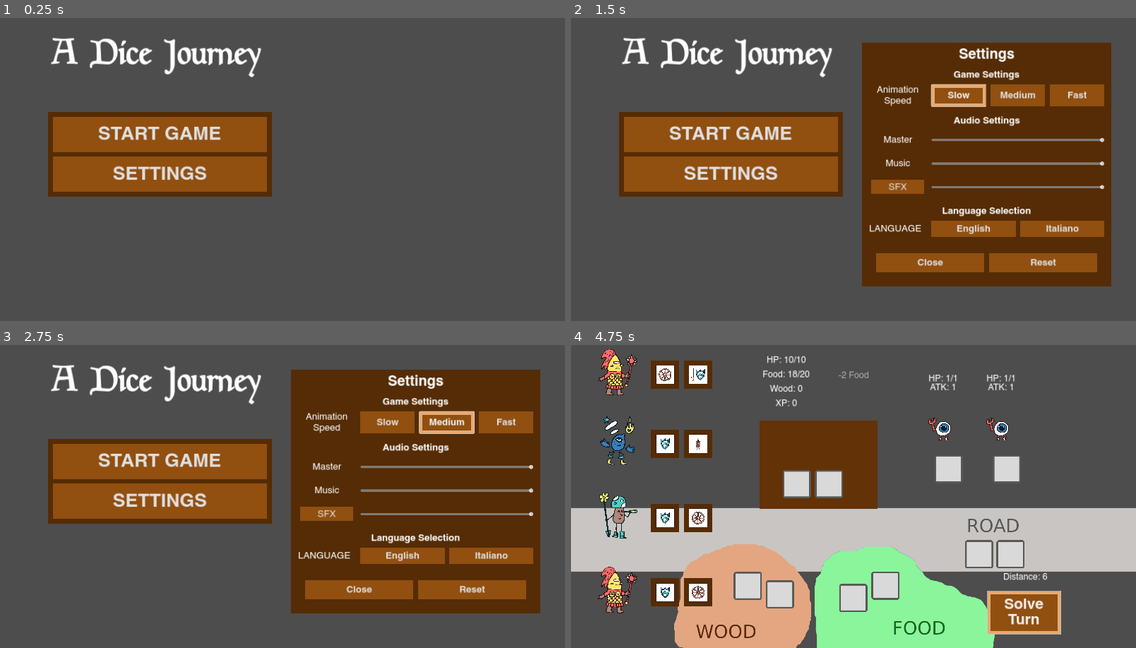
Above: before the commit, frames 1-4 (two rows, left to right).
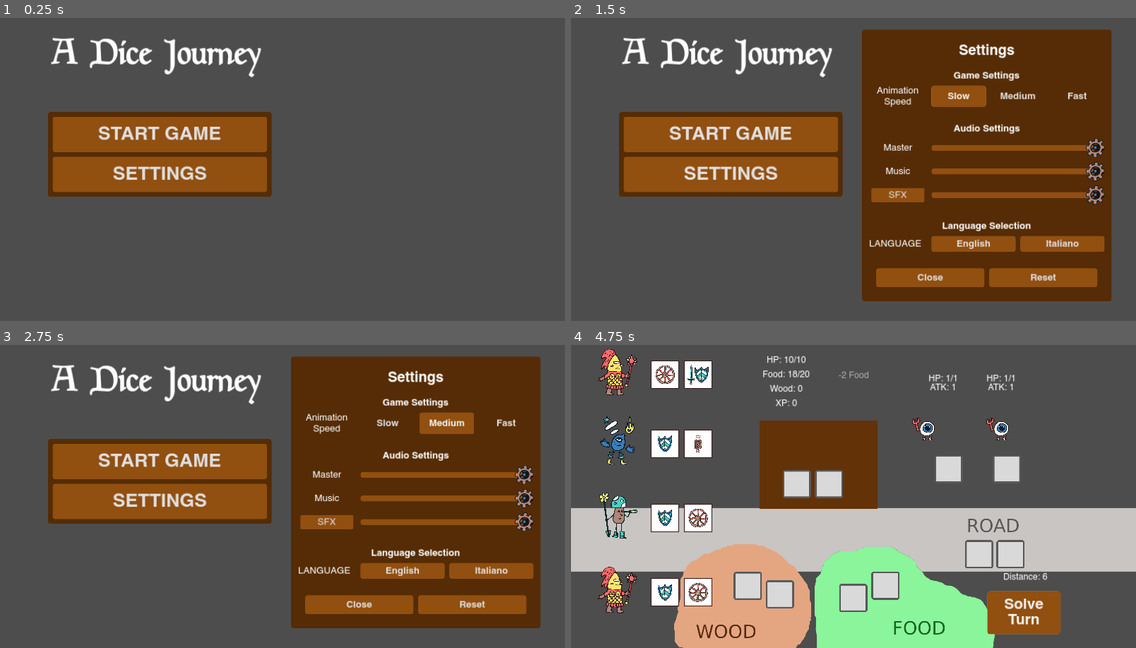
Above: after the commit, the same moments.

Repository: Sugo98/godot-77
Game: Godot game, scene res://game_logic/game_manager.tscn
Same seed, same stepped clock (60 frames per second), same inputs: the game is played once before the commit and once after it.
Inputs:
- Up to frame 1 (0.25 s): no input
- Up to frame 2 (1.5 s): click "SETTINGS" at 0.5 s; click "Slow" at 1.25 s
- Up to frame 3 (2.75 s): click "Medium" at 2 s
- Up to frame 4 (4.75 s): click "Fast" at 2.75 s; click "START GAME" at 3.5 s; click "Solve Turn" at 4.25 s

The runs differ from the first frame. In frame 1, 0.2% of the frame differs, in the area x 8-49%, y 31-59%; in frame 2, 18%; in frame 3, 18%, in the area x 8-96%, y 3-94%; in frame 4, 3.7%.

Commit message:
Finish first theme settings

Diff:
--- a/assets/theme/basic_theme.tres
+++ b/assets/theme/basic_theme.tres
@@ -1,24 +1,22 @@
-[gd_resource type="Theme" load_steps=14 format=3 uid="uid://bionh2bhlri40"]
+[gd_resource type="Theme" load_steps=20 format=3 uid="uid://bionh2bhlri40"]
 
 [ext_resource type="Texture2D" uid="uid://brnsw1jnkors8" path="res://assets/theme/Bridge.png" id="1_ghjwu"]
 [ext_resource type="FontFile" uid="uid://bhign6v57q280" path="res://assets/theme/fonts/Helvetica-Bold.ttf" id="2_goq6r"]
 [ext_resource type="Texture2D" uid="uid://bfksoisqamyys" path="res://assets/theme/Plus_1.png" id="2_wojhy"]
+[ext_resource type="StyleBox" uid="uid://dkdwwkdtdmhlr" path="res://assets/theme/button_basic_stylebox.tres" id="3_fsd0t"]
+[ext_resource type="Texture2D" uid="uid://cson4ft8wdd6p" path="res://assets/theme/ingranaggio.png" id="4_8yhgg"]
 [ext_resource type="FontFile" uid="uid://bdwh3t6eww5af" path="res://assets/theme/fonts/Helvetica.ttf" id="4_84x2b"]
 [ext_resource type="FontFile" uid="uid://cm3w42cepax0g" path="res://assets/theme/fonts/Goudy Mediaeval DemiBold.ttf" id="4_b38xd"]
 
 [sub_resource type="StyleBoxTexture" id="StyleBoxTexture_gw8pl"]
 texture = ExtResource("1_ghjwu")
 
-[sub_resource type="StyleBoxFlat" id="StyleBoxFlat_sm2qi"]
-bg_color = Color(0.57, 0.307895, 0.0627, 1)
-border_width_left = 10
-border_width_top = 10
-border_width_right = 10
-border_width_bottom = 10
-border_color = Color(0.9, 0.6675, 0.45, 1)
-
 [sub_resource type="StyleBoxFlat" id="StyleBoxFlat_h1fci"]
 bg_color = Color(0.57, 0.307895, 0.0627, 1)
+corner_radius_top_left = 8
+corner_radius_top_right = 8
+corner_radius_bottom_right = 8
+corner_radius_bottom_left = 8
 
 [sub_resource type="StyleBoxFlat" id="StyleBoxFlat_xmjy1"]
 bg_color = Color(0.333333, 0.172549, 0.0196078, 1)
@@ -28,8 +26,51 @@
 border_width_bottom = 10
 border_color = Color(0.898039, 0.666667, 0.45098, 1)
 
-[sub_resource type="StyleBoxFlat" id="StyleBoxFlat_y2n73"]
-bg_color = Color(0.333333, 0.172549, 0.0196078, 1)
+[sub_resource type="StyleBoxFlat" id="StyleBoxFlat_63304"]
+content_margin_left = 4.0
+content_margin_top = 4.0
+content_margin_right = 4.0
+content_margin_bottom = 4.0
+bg_color = Color(0.568627, 0.309804, 0.0627451, 1)
+corner_radius_top_left = 8
+corner_radius_top_right = 8
+corner_radius_bottom_right = 8
+corner_radius_bottom_left = 8
+corner_detail = 6
+expand_margin_top = 10.0
+expand_margin_bottom = 10.0
+
+[sub_resource type="StyleBoxFlat" id="StyleBoxFlat_7vvcl"]
+bg_color = Color(0.137183, 0.0576414, 0.00365569, 1)
+corner_radius_top_left = 8
+corner_radius_top_right = 8
+corner_radius_bottom_right = 8
+corner_radius_bottom_left = 8
+expand_margin_top = 10.0
+expand_margin_bottom = 10.0
+
+[sub_resource type="StyleBoxFlat" id="StyleBoxFlat_y71iw"]
+bg_color = Color(0.57, 0.307895, 0.0627, 1)
+draw_center = false
+border_width_left = 10
+border_width_top = 10
+border_width_right = 10
+border_width_bottom = 10
+border_color = Color(0.9, 0.6675, 0.45, 1)
+corner_radius_top_left = 8
+corner_radius_top_right = 8
+corner_radius_bottom_right = 8
+corner_radius_bottom_left = 8
+
+[sub_resource type="StyleBoxEmpty" id="StyleBoxEmpty_5k1du"]
+
+[sub_resource type="StyleBoxFlat" id="StyleBoxFlat_xpchb"]
+bg_color = Color(0.360704, 0.186286, 0.0248739, 1)
+border_color = Color(0.9, 0.6675, 0.45, 1)
+corner_radius_top_left = 8
+corner_radius_top_right = 8
+corner_radius_bottom_right = 8
+corner_radius_bottom_left = 8
 
 [sub_resource type="StyleBoxFlat" id="StyleBoxFlat_5c2fx"]
 bg_color = Color(0.333838, 0.172398, 0.0213709, 1)
@@ -38,43 +79,68 @@
 border_width_right = 16
 border_width_bottom = 16
 border_color = Color(0.333333, 0.172549, 0.0196078, 1)
+corner_radius_top_left = 8
+corner_radius_top_right = 8
+corner_radius_bottom_right = 8
+corner_radius_bottom_left = 8
 
 [sub_resource type="StyleBoxTexture" id="StyleBoxTexture_c56e0"]
 texture = ExtResource("2_wojhy")
 
-[sub_resource type="StyleBoxFlat" id="StyleBoxFlat_wbp36"]
+[sub_resource type="StyleBoxFlat" id="StyleBoxFlat_m038l"]
 bg_color = Color(0.568627, 0.309804, 0.0627451, 1)
 border_width_left = 4
 border_width_top = 4
 border_width_right = 4
 border_width_bottom = 4
 border_color = Color(0.898039, 0.666667, 0.45098, 1)
+corner_radius_top_left = 4
+corner_radius_top_right = 4
+corner_radius_bottom_right = 4
+corner_radius_bottom_left = 4
+
+[sub_resource type="StyleBoxFlat" id="StyleBoxFlat_wbp36"]
+bg_color = Color(0.568627, 0.309804, 0.0627451, 1)
+corner_radius_top_left = 4
+corner_radius_top_right = 4
+corner_radius_bottom_right = 4
+corner_radius_bottom_left = 4
 
 [resource]
 BrokenBridge/base_type = &"PanelContainer"
 BrokenBridge/styles/panel = SubResource("StyleBoxTexture_gw8pl")
 Button/font_sizes/font_size = 64
 Button/fonts/font = ExtResource("2_goq6r")
-Button/styles/hover = SubResource("StyleBoxFlat_sm2qi")
+Button/styles/focus = SubResource("StyleBoxFlat_h1fci")
+Button/styles/hover = ExtResource("3_fsd0t")
 Button/styles/normal = SubResource("StyleBoxFlat_h1fci")
 Button/styles/pressed = SubResource("StyleBoxFlat_xmjy1")
 HBoxContainer/constants/separation = 16
+HSlider/icons/grabber = ExtResource("4_8yhgg")
+HSlider/icons/grabber_disabled = ExtResource("4_8yhgg")
+HSlider/icons/grabber_highlight = ExtResource("4_8yhgg")
+HSlider/styles/grabber_area = SubResource("StyleBoxFlat_63304")
+HSlider/styles/slider = SubResource("StyleBoxFlat_7vvcl")
 HeaderLarge/font_sizes/font_size = 48
 HeaderLarge/fonts/font = ExtResource("2_goq6r")
 HeaderMedium/fonts/font = ExtResource("2_goq6r")
+Inactive/base_type = &"Button"
+Inactive/styles/hover = SubResource("StyleBoxFlat_y71iw")
+Inactive/styles/normal = SubResource("StyleBoxEmpty_5k1du")
+Inactive/styles/pressed = SubResource("StyleBoxFlat_xpchb")
 Label/font_sizes/font_size = 32
 MarginContainer/constants/margin_bottom = 8
 MarginContainer/constants/margin_left = 8
 MarginContainer/constants/margin_right = 8
 MarginContainer/constants/margin_top = 8
-Panel/styles/panel = SubResource("StyleBoxFlat_y2n73")
 PanelContainer/styles/panel = SubResource("StyleBoxFlat_5c2fx")
 Plus_1/base_type = &"PanelContainer"
 Plus_1/styles/panel = SubResource("StyleBoxTexture_c56e0")
 SmallButton/base_type = &"Button"
 SmallButton/font_sizes/font_size = 32
 SmallButton/fonts/font = ExtResource("4_84x2b")
-SmallButton/styles/hover = SubResource("StyleBoxFlat_wbp36")
+SmallButton/styles/hover = SubResource("StyleBoxFlat_m038l")
+SmallButton/styles/normal = SubResource("StyleBoxFlat_wbp36")
 Title/base_type = &"Label"
 Title/font_sizes/font_size = 128
 Title/fonts/font = ExtResource("4_b38xd")
--- /dev/null
+++ b/assets/theme/button_basic_stylebox.tres
@@ -0,0 +1,13 @@
+[gd_resource type="StyleBoxFlat" format=3 uid="uid://dkdwwkdtdmhlr"]
+
+[resource]
+bg_color = Color(0.57, 0.307895, 0.0627, 1)
+border_width_left = 10
+border_width_top = 10
+border_width_right = 10
+border_width_bottom = 10
+border_color = Color(0.9, 0.6675, 0.45, 1)
+corner_radius_top_left = 8
+corner_radius_top_right = 8
+corner_radius_bottom_right = 8
+corner_radius_bottom_left = 8
--- a/dice_logic/dice.tscn
+++ b/dice_logic/dice.tscn
@@ -1,7 +1,8 @@
-[gd_scene load_steps=4 format=3 uid="uid://e3w2l0sl2g7m"]
+[gd_scene load_steps=5 format=3 uid="uid://e3w2l0sl2g7m"]
 
 [ext_resource type="Script" path="res://dice_logic/dice.gd" id="1_5jc4y"]
 [ext_resource type="Script" path="res://dice_logic/dice_slot.gd" id="2_qx407"]
+[ext_resource type="Theme" uid="uid://ypak5t8xrvk8" path="res://assets/theme/slot_dice.tres" id="2_ul5lb"]
 [ext_resource type="Texture2D" uid="uid://c0yr0uw61pg1n" path="res://assets/heroes/eroe ranger 1.png" id="3_tfa44"]
 
 [node name="Dice" type="Control"]
@@ -34,11 +35,13 @@
 [node name="PanelContainer" type="PanelContainer" parent="DiceSlots"]
 custom_minimum_size = Vector2(96, 96)
 layout_mode = 2
+theme = ExtResource("2_ul5lb")
 script = ExtResource("2_qx407")
 
 [node name="PanelContainer2" type="PanelContainer" parent="DiceSlots"]
 custom_minimum_size = Vector2(96, 96)
 layout_mode = 2
+theme = ExtResource("2_ul5lb")
 script = ExtResource("2_qx407")
 
 [node name="SlotsForMerchants" type="HBoxContainer" parent="."]
@@ -55,36 +58,42 @@
 [node name="PanelContainer" type="PanelContainer" parent="SlotsForMerchants"]
 custom_minimum_size = Vector2(96, 96)
 layout_mode = 2
+theme = ExtResource("2_ul5lb")
 script = ExtResource("2_qx407")
 is_shopping = true
 
 [node name="PanelContainer2" type="PanelContainer" parent="SlotsForMerchants"]
 custom_minimum_size = Vector2(96, 96)
 layout_mode = 2
+theme = ExtResource("2_ul5lb")
 script = ExtResource("2_qx407")
 is_shopping = true
 
 [node name="PanelContainer3" type="PanelContainer" parent="SlotsForMerchants"]
 custom_minimum_size = Vector2(96, 96)
 layout_mode = 2
+theme = ExtResource("2_ul5lb")
 script = ExtResource("2_qx407")
 is_shopping = true
 
 [node name="PanelContainer4" type="PanelContainer" parent="SlotsForMerchants"]
 custom_minimum_size = Vector2(96, 96)
 layout_mode = 2
+theme = ExtResource("2_ul5lb")
 script = ExtResource("2_qx407")
 is_shopping = true
 
 [node name="PanelContainer5" type="PanelContainer" parent="SlotsForMerchants"]
 custom_minimum_size = Vector2(96, 96)
 layout_mode = 2
+theme = ExtResource("2_ul5lb")
 script = ExtResource("2_qx407")
 is_shopping = true
 
 [node name="PanelContainer6" type="PanelContainer" parent="SlotsForMerchants"]
 custom_minimum_size = Vector2(96, 96)
 layout_mode = 2
+theme = ExtResource("2_ul5lb")
 script = ExtResource("2_qx407")
 is_shopping = true
 
--- a/game_logic/global_script.gd
+++ b/game_logic/global_script.gd
@@ -23,3 +23,7 @@
 const bridge_discount_repair_cost : int = 1
 
 const food_consumption : int = 2
+
+const fast_animation_time : float = 0.25
+const medium_animation_time : float = 0.5
+const slow_animation_time : float = 1
--- a/game_logic/main_menu.gd
+++ b/game_logic/main_menu.gd
@@ -6,6 +6,12 @@
 @export var settings_menu: PanelContainer
 @export var music_stream_player: AudioStreamPlayer
 @export var sfx_stream_player : AudioStreamPlayer
+
+@onready var animation_buttons = {
+	"slow" : %SlowAnimation,
+	"medium" : %MediumAnimation,
+	"fast" : %FastAnimation
+}
 
 var master_bus
 var music_bus
@@ -18,6 +24,7 @@
 	music_bus = AudioServer.get_bus_index("Music")
 	sfx_bus = AudioServer.get_bus_index("SFX")
 	prepare_menu()
+	_on_slow_animation_pressed()
 
 func prepare_menu() :
 	settings_menu.hide()
@@ -74,3 +81,23 @@
 
 func _on_it_lan_pressed() -> void:
 	TranslationServer.set_locale("it")
+
+
+func _on_slow_animation_pressed() -> void:
+	Utils.basic_wait_time = Global.slow_animation_time
+	animation_buttons["slow"].theme_type_variation = ""
+	animation_buttons["medium"].theme_type_variation = "Inactive"
+	animation_buttons["fast"].theme_type_variation = "Inactive"
+
+func _on_medium_animation_pressed() -> void:
+	Utils.basic_wait_time = Global.medium_animation_time
+	animation_buttons["slow"].theme_type_variation = "Inactive"
+	animation_buttons["medium"].theme_type_variation = ""
+	animation_buttons["fast"].theme_type_variation = "Inactive"
+
+
+func _on_fast_animation_pressed() -> void:
+	Utils.basic_wait_time = Global.fast_animation_time
+	animation_buttons["slow"].theme_type_variation = "Inactive"
+	animation_buttons["medium"].theme_type_variation = "Inactive"
+	animation_buttons["fast"].theme_type_variation = ""
--- a/game_logic/main_menu.tscn
+++ b/game_logic/main_menu.tscn
@@ -60,14 +60,21 @@
 [node name="SettingMenu" type="PanelContainer" parent="."]
 layout_mode = 0
 offset_left = 997.0
-offset_top = 130.0
+offset_top = 85.0
 offset_right = 1845.0
-offset_bottom = 909.0
+offset_bottom = 975.0
 
 [node name="Settings Menu" type="VBoxContainer" parent="SettingMenu"]
 layout_mode = 2
 
-[node name="Option" type="Label" parent="SettingMenu/Settings Menu"]
+[node name="MarginContainer" type="MarginContainer" parent="SettingMenu/Settings Menu"]
+layout_mode = 2
+theme_override_constants/margin_left = 16
+theme_override_constants/margin_top = 32
+theme_override_constants/margin_right = 16
+theme_override_constants/margin_bottom = 16
+
+[node name="Option" type="Label" parent="SettingMenu/Settings Menu/MarginContainer"]
 layout_mode = 2
 theme = ExtResource("2_dlwf6")
 theme_type_variation = &"HeaderLarge"
@@ -88,6 +95,7 @@
 horizontal_alignment = 1
 
 [node name="HBoxContainer" type="HBoxContainer" parent="SettingMenu/Settings Menu/GameSettings/GameSetting"]
+custom_minimum_size = Vector2(0, 48)
 layout_mode = 2
 
 [node name="AnimationSpeed" type="Label" parent="SettingMenu/Settings Menu/GameSettings/GameSetting/HBoxContainer"]
@@ -101,19 +109,22 @@
 size_flags_horizontal = 3
 size_flags_stretch_ratio = 3.0
 
-[node name="Button" type="Button" parent="SettingMenu/Settings Menu/GameSettings/GameSetting/HBoxContainer/PanelContainer"]
+[node name="SlowAnimation" type="Button" parent="SettingMenu/Settings Menu/GameSettings/GameSetting/HBoxContainer/PanelContainer"]
+unique_name_in_owner = true
 layout_mode = 2
 size_flags_horizontal = 3
 theme_override_font_sizes/font_size = 32
 text = "SLOW"
 
-[node name="Button2" type="Button" parent="SettingMenu/Settings Menu/GameSettings/GameSetting/HBoxContainer/PanelContainer"]
+[node name="MediumAnimation" type="Button" parent="SettingMenu/Settings Menu/GameSettings/GameSetting/HBoxContainer/PanelContainer"]
+unique_name_in_owner = true
 layout_mode = 2
 size_flags_horizontal = 3
 theme_override_font_sizes/font_size = 32
 text = "MEDIUM"
 
-[node name="Button3" type="Button" parent="SettingMenu/Settings Menu/GameSettings/GameSetting/HBoxContainer/PanelContainer"]
+[node name="FastAnimation" type="Button" parent="SettingMenu/Settings Menu/GameSettings/GameSetting/HBoxContainer/PanelContainer"]
+unique_name_in_owner = true
 layout_mode = 2
 size_flags_horizontal = 3
 theme_override_font_sizes/font_size = 32
@@ -121,6 +132,7 @@
 
 [node name="AudioSettings" type="MarginContainer" parent="SettingMenu/Settings Menu"]
 layout_mode = 2
+theme_override_constants/margin_top = 32
 
 [node name="AudioSetting" type="VBoxContainer" parent="SettingMenu/Settings Menu/AudioSettings"]
 layout_mode = 2
@@ -196,9 +208,11 @@
 size_flags_stretch_ratio = 3.0
 max_value = 1.0
 step = 0.01
+value = 0.5
 
 [node name="Language" type="MarginContainer" parent="SettingMenu/Settings Menu"]
 layout_mode = 2
+theme_override_constants/margin_top = 32
 
 [node name="VBoxContainer" type="VBoxContainer" parent="SettingMenu/Settings Menu/Language"]
 layout_mode = 2
@@ -282,6 +296,9 @@
 
 [connection signal="pressed" from="GameMenu/Game Menu/StartGame" to="." method="_on_start_game_pressed"]
 [connection signal="pressed" from="GameMenu/Game Menu/Option" to="." method="open_settings"]
+[connection signal="pressed" from="SettingMenu/Settings Menu/GameSettings/GameSetting/HBoxContainer/PanelContainer/SlowAnimation" to="." method="_on_slow_animation_pressed"]
+[connection signal="pressed" from="SettingMenu/Settings Menu/GameSettings/GameSetting/HBoxContainer/PanelContainer/MediumAnimation" to="." method="_on_medium_animation_pressed"]
+[connection signal="pressed" from="SettingMenu/Settings Menu/GameSettings/GameSetting/HBoxContainer/PanelContainer/FastAnimation" to="." method="_on_fast_animation_pressed"]
 [connection signal="pressed" from="SettingMenu/Settings Menu/Language/VBoxContainer/HBoxContainer/HBoxContainer/Settings Menu_LanguageSection#EN_lan" to="." method="_on_en_lan_pressed"]
 [connection signal="pressed" from="SettingMenu/Settings Menu/Language/VBoxContainer/HBoxContainer/HBoxContainer/Settings Menu_LanguageSection#IT_lan" to="." method="_on_it_lan_pressed"]
 [connection signal="pressed" from="SettingMenu/Settings Menu/CloseButtons/HBoxContainer/Close" to="." method="_on_close_pressed"]
Binary file changed: assets/localization/dictionary.en.translation
Binary file changed: assets/localization/dictionary.it.translation
Binary file added: assets/theme/ingranaggio (Copy).png
Not shown, added: assets/theme/ingranaggio (Copy).png.import
Binary file added: assets/theme/ingranaggio.png
Not shown, added: assets/theme/ingranaggio.png.import
Not shown, removed: assets/localization/.~lock.dictionary.csv#
